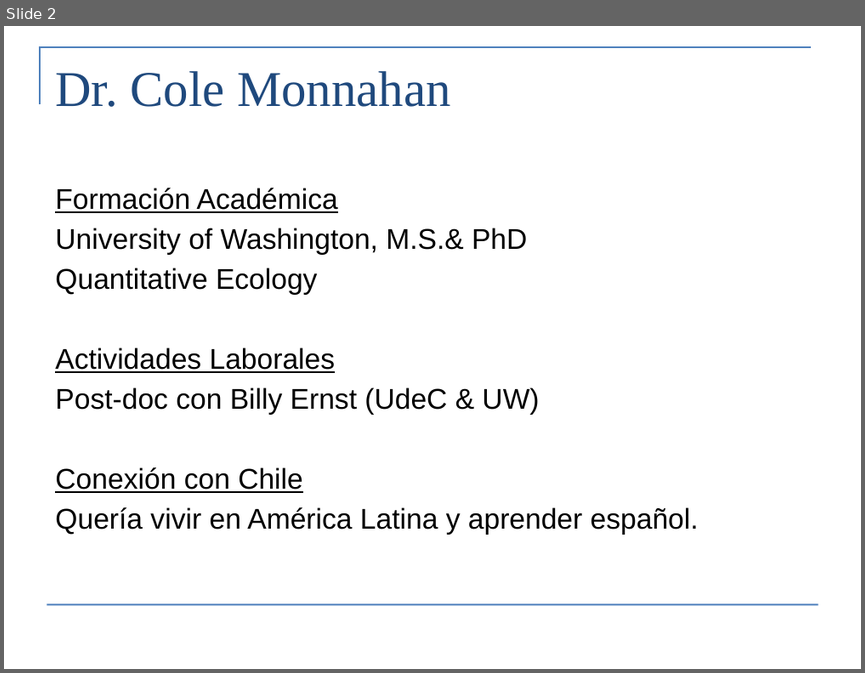
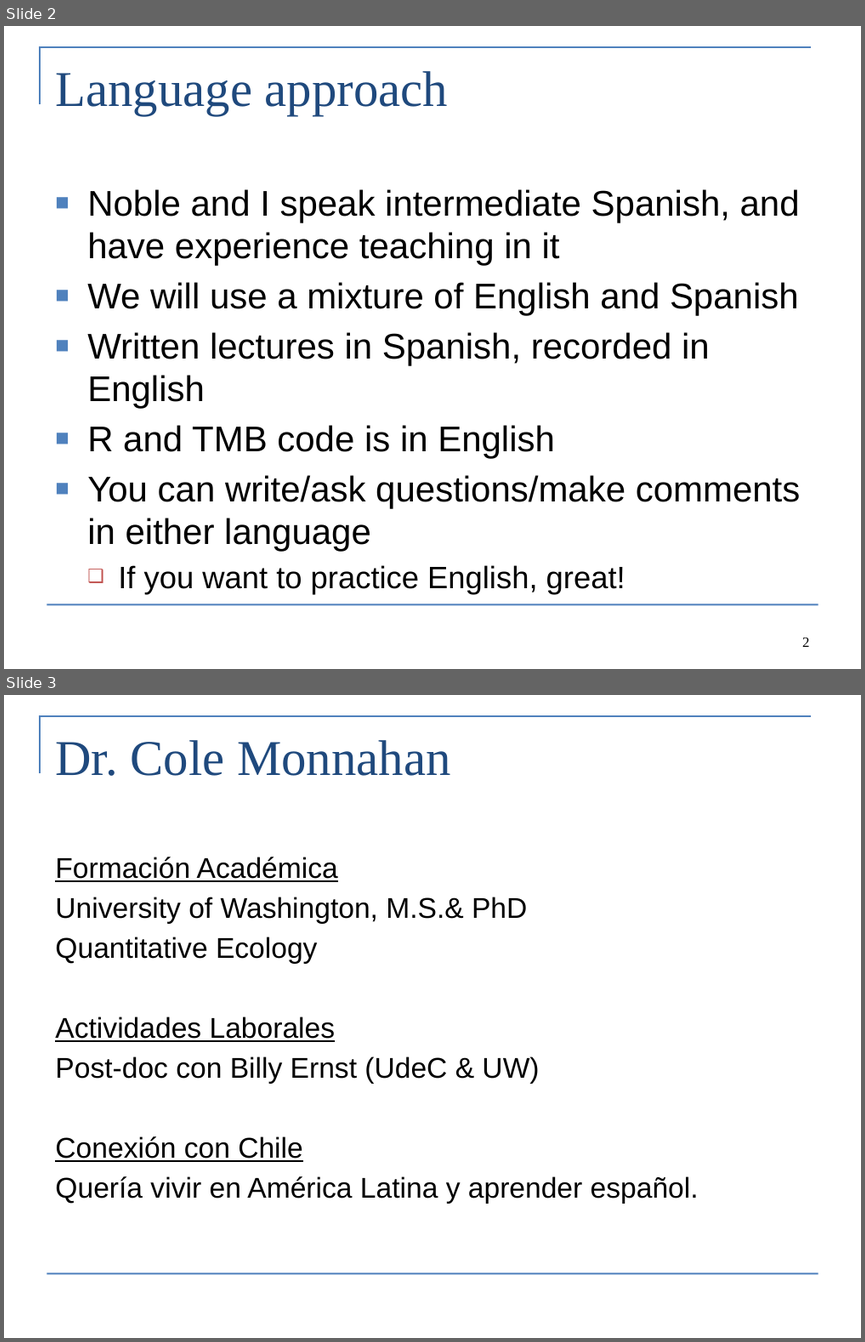
Before and after one commit to Cole-Monnahan-NOAA/tmb_workshop, a slide deck: day1/lecture1_intro_eng.pptx. Shown one above the other, each under a label of ours: slide 2 before the commit, slides 2 and 3 after it. The pictures are 865x673 and 865x1342 pixels, drawn with LibreOffice and Linux fonts; fonts in the diff are those of the drawing. Boxes give left, top, right and bottom in pixels: in the first picture for what was removed or moved away, otherwise in the second. Text is boxed around its words. In the diff, an @@ line names an element or a change of style, - is before the commit and + after.

```diff
--- a/day1/lecture1_intro_eng.pptx
+++ b/day1/lecture1_intro_eng.pptx
@@ slide 2 added at (x1=4, y1=26, x2=861, y2=669), background #FFFFFF; not listed: 2 template elements that a slide beside it also shows @@
@@ title added at (x1=55, y1=71, x2=448, y2=115), 42 pt, text #1F497D @@
+Language approach
@@ text added at (x1=87, y1=189, x2=800, y2=595), 30 pt, text #000000 @@
+■ Noble and I speak intermediate Spanish, and have experience teaching in it
+■ We will use a mixture of English and Spanish
+■ Written lectures in Spanish, recorded in English
+■ R and TMB code is in English
+■ You can write/ask questions/make comments in either language
+  ❑ If you want to practice English, great!
@@ page number added at (x1=802, y1=637, x2=809, y2=646), 12 pt, text #000000 @@
+2
@@ what was slide 2 is now slide 3 @@
```
Also in this commit, not shown: 3 slides changed, 6 other slides added.
